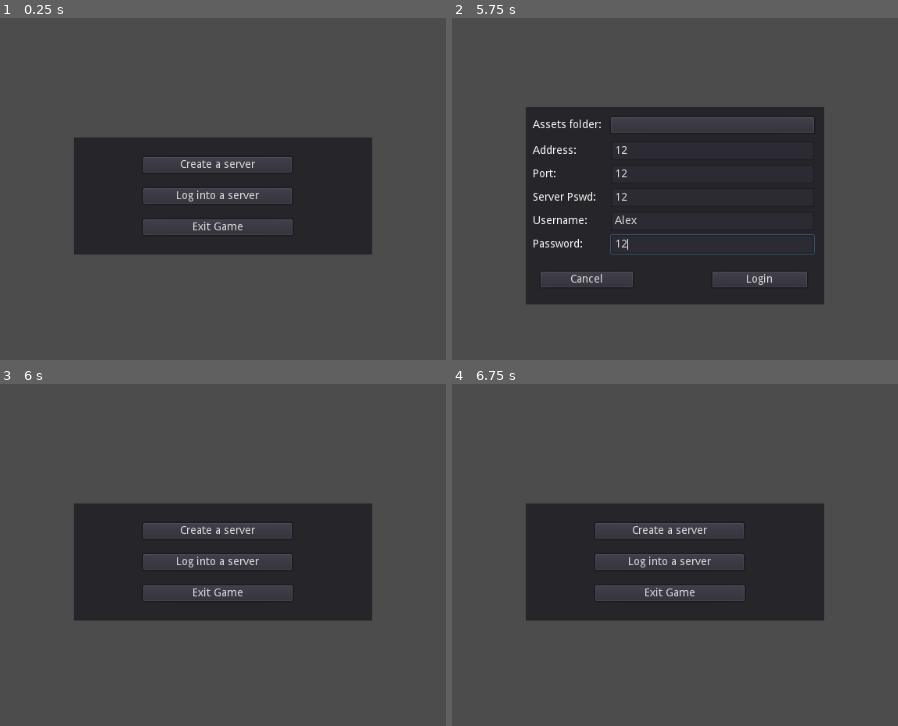
Above: before the commit, frames 1-4 (two rows, left to right).
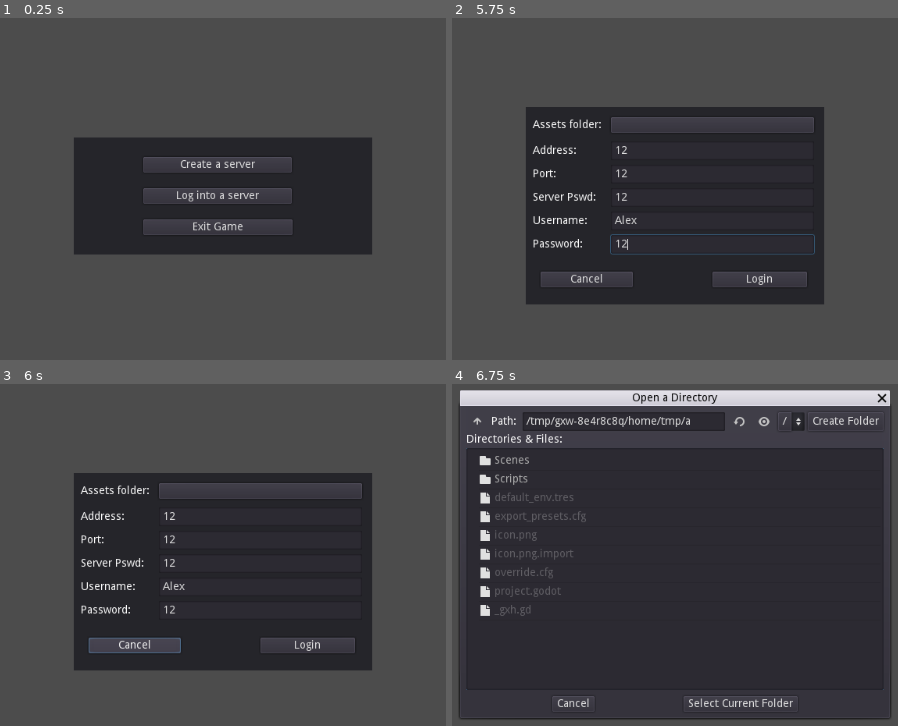
Above: after the commit, the same moments.

Repository: Tsumekiri/Open-Multiplayer-VN
Game: Godot game, scene res://Scenes/Connection/MainMenu.tscn
Same seed, same stepped clock (60 frames per second), same inputs: the game is played once before the commit and once after it.
Inputs (mouse positions are in pixels of both pictures, inside the frame that each line leads up to):
- Up to frame 1 (0.25 s): no input
- Up to frame 2 (5.75 s): click "Create a server" at 0.5 s; click (710, 182) at 1.27 s; type "12" at 1.35 s; click (643, 206) at 1.5 s; type "Alex" at 1.58 s; click (773, 206) at 1.73 s; type "12" at 1.82 s; click "Create server" at 2 s; click "Cancel" at 2.75 s; click "Log into a server" at 3.5 s; click (710, 151) at 4.27 s; type "12" at 4.35 s; click (710, 175) at 4.5 s; type "12" at 4.58 s; click (710, 199) at 4.73 s; type "12" at 4.82 s; click (710, 219) at 5.02 s; type "Alex" at 5.1 s; click (710, 243) at 5.25 s; type "12" at 5.33 s
- Up to frame 3 (6 s): click "Cancel" at 5.75 s
- Up to frame 4 (6.75 s): click (710, 490) at 6.5 s, where only the run after the commit has a clickable "Assets folder:"

Frames 1-2 are identical in both runs. In frame 3, 14% of the frame differs, in the area x 16-84%, y 26-84%; in frame 4, 58%, in the area x 1-99%, y 1-98%.
Error after the commit: Attempt to call function 'connect' in base 'null instance' on a null instance. (res://Scripts/Scenes/Connection/CreateServer/CreateServer.gd:10)

Commit message:
Server creation implemented

Diff:
--- /dev/null
+++ b/Scenes/Util/Loading.tscn
@@ -0,0 +1,6 @@
+[gd_scene load_steps=2 format=2]
+
+[ext_resource path="res://Scripts/Scenes/Util/Loading.gd" type="Script" id=1]
+
+[node name="Loading" type="Node"]
+script = ExtResource( 1 )
--- a/Scripts/Management/MultiVN.gd
+++ b/Scripts/Management/MultiVN.gd
@@ -2,23 +2,15 @@
 
 # Global class to hold this project's types and reference them
 
-# warning-ignore:unused_class_variable
 var VNImage = load("res://Scripts/Data/VNImage.gd")
-# warning-ignore:unused_class_variable
 var VNImageSet = load("res://Scripts/Data/VNImageSet.gd")
-# warning-ignore:unused_class_variable
 var Character = load("res://Scripts/Assets/Character.gd")
-# warning-ignore:unused_class_variable
 var Background = load("res://Scripts/Assets/Background.gd")
-# warning-ignore:unused_class_variable
 var VNAudio = load("res://Scripts/Data/VNAudio.gd")
-# warning-ignore:unused_class_variable
 var VNAudioSet = load("res://Scripts/Data/VNAudioSet.gd")
-# warning-ignore:unused_class_variable
 var SFX = load("res://Scripts/Assets/SFX.gd")
-# warning-ignore:unused_class_variable
 var BGM = load("res://Scripts/Assets/BGM.gd")
-# warning-ignore:unused_class_variable
 var NetworkEvent = load("res://Scripts/Network/NetworkEvent.gd")
-# warning-ignore:unused_class_variable
 var CommKey = load("res://Scripts/Util/CommKey.gd")
+var Server = load("res://Scripts/Network/Server.gd")
+var Client = load("res://Scripts/Network/Client.gd")
--- a/Scripts/Management/NetworkManager.gd
+++ b/Scripts/Management/NetworkManager.gd
@@ -2,6 +2,9 @@
 
 const CONFIG_PASSWORD_KEY = "password"
 var commKey: Dictionary = {}
+var commNode
+
+signal login
 
 func send_communication_key(id: int, key: String):
 	rpc_id(id, "set_communication_key", id, key)
@@ -12,12 +15,19 @@
 # TODO: Missing usage of key, for communication with the correct user
 # and avoid cheating
 
+func set_communication_node(pNode):
+	add_child(pNode)
+	commNode = pNode
+
+func get_communication_node():
+	return commNode
+
 func attempt_login(username: String, password: String, serverPass: String):
 	var id = get_tree().get_network_unique_id()
 	rpc("login_player", id, username, password, serverPass)
 
-func receive_login():
-	pass
+puppet func receive_login():
+	emit_signal("login")
 
 # Attempts to log player in. Registers player if it wasn't registered.
 master func login_player(id: int, username: String, password: String, serverPass: String) -> bool:
--- a/Scripts/Network/Server.gd
+++ b/Scripts/Network/Server.gd
@@ -2,7 +2,7 @@
 
 var password: String
 
-func connect_network(assetsFolder: String, port: int, maxPlayers: int, password) -> bool:
+func connect_network(assetsFolder: String, port: int, maxPlayers: int, password, tree) -> bool:
 	if (not FileManager.create_directories(assetsFolder)):
 		return false
 
@@ -13,15 +13,15 @@
 	if (password):
 		self.password = password.hash()
 
-	get_tree().set_network_peer(peer)
+	tree.set_network_peer(peer)
 	var playerConnectedEvent = MultiVN.NetworkEvent.new(peer, self, "peer_connected", "create_key")
 	playerConnectedEvent.connect_event()
 
 	return true
 
-func close_connection():
-	get_tree().get_network_peer().close_connection()
-	get_tree().set_network_peer(null)
+func close_connection(tree):
+	tree.get_network_peer().close_connection()
+	tree.set_network_peer(null)
 
 func create_key(client_id: int):
 	var keyRes = MultiVN.CommKey.new()
--- a/Scripts/Scenes/Connection/CreateServer/CreateServer.gd
+++ b/Scripts/Scenes/Connection/CreateServer/CreateServer.gd
@@ -1,8 +1,37 @@
 extends Panel
 
+const fields = [
+	"AssetPath",
+	"MaxPlayers",
+	"Port"
+]
+
 func _ready():
+	$Create.connect("button_up", self, "create_server")
 	$Cancel.connect("switch_scene", self, "switch_scene")
 
-func switch_scene(scene: String):
+func switch_scene(scene: String) -> void:
 	if (scene):
 		get_tree().change_scene(scene)
+
+func mandatory_fields_filled() -> bool:
+	for field in fields:
+		if (get_node(field).get_text() == null or get_node(field).get_text().strip_edges() == ""):
+			return false
+	return true
+
+func create_server():
+	if (not mandatory_fields_filled()):
+		return
+
+	var assetPath = $AssetPath.get_text().strip_edges()
+	var password = $ServerPass.get_text()
+	var maxPlayers = int($MaxPlayers.get_text().strip_edges())
+	var port = int($Port.get_text().strip_edges())
+
+	var server = MultiVN.Server.new()
+	if (server.connect_network(assetPath, port, maxPlayers, password, get_tree())):
+		NetworkManager.set_communication_node(server)
+		switch_scene("res://Scenes/Util/Loading.tscn")
+	else:
+		server.queue_free()
--- /dev/null
+++ b/Scripts/Scenes/Util/Loading.gd
@@ -0,0 +1,7 @@
+extends Node
+
+func _ready():
+	BackgroundManager.load_threaded()
+	CharacterManager.load_threaded()
+	SFXManager.load_threaded()
+	BGMManager.load_threaded()
